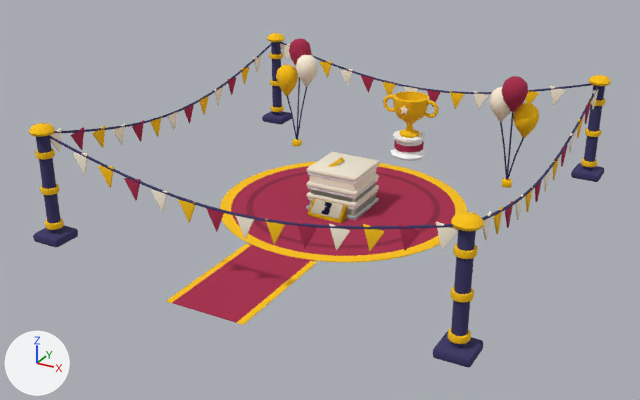
Two versions of the glTF model apps/web/public/models/maps/finale.glb, one commit apart.
The view is the same before and after, from a 50 mm camera at (12.53, -24.39, 12.21) aimed at (-0.23, -1.19, 0.61). The lights are fixed; the arrows at lower left show +X, +Y and +Z. The picture after the commit comes second. Where no turn or scale is listed for an object, it has been applied to the vertices.

Objects in the first picture: 'balloons_left', 'balloons_right', 'bunting_a', 'bunting_b', 'bunting_c', 'rug', 'rug_edge', 'runner', 'step_1_body', 'tower_b', 'tower_c', 'tower_d' and 10 more.
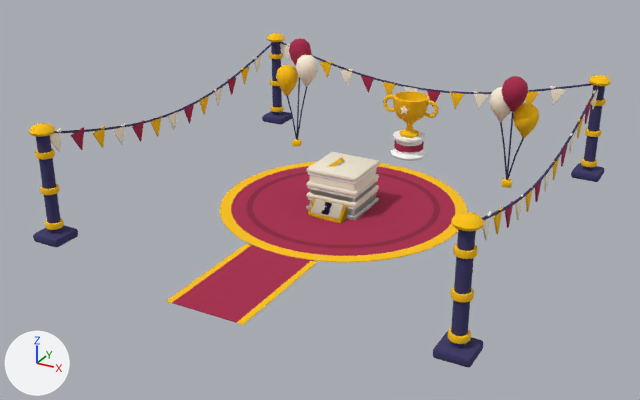
What differs and where, as boxes [x1, y1, x2, y2] in the pictures (640 x 400 px):
```json
{"object": "bunting_c", "change": "deleted", "before": [47, 135, 458, 251]}
```

Scene script edits in JSON lines:
```json
{"op": "remove", "block": "ob_bunting_c", "code": ["ob_bunting_c = bpy.data.objects.new('bunting_c', me_bunting_a)", "ob_bunting_c.location = (0.0, 0.0, 0.0)", "ob_bunting_c.rotation_euler = (0.0, 0.0, -3.142)  # degrees (0, 0, -180)"]}
```
